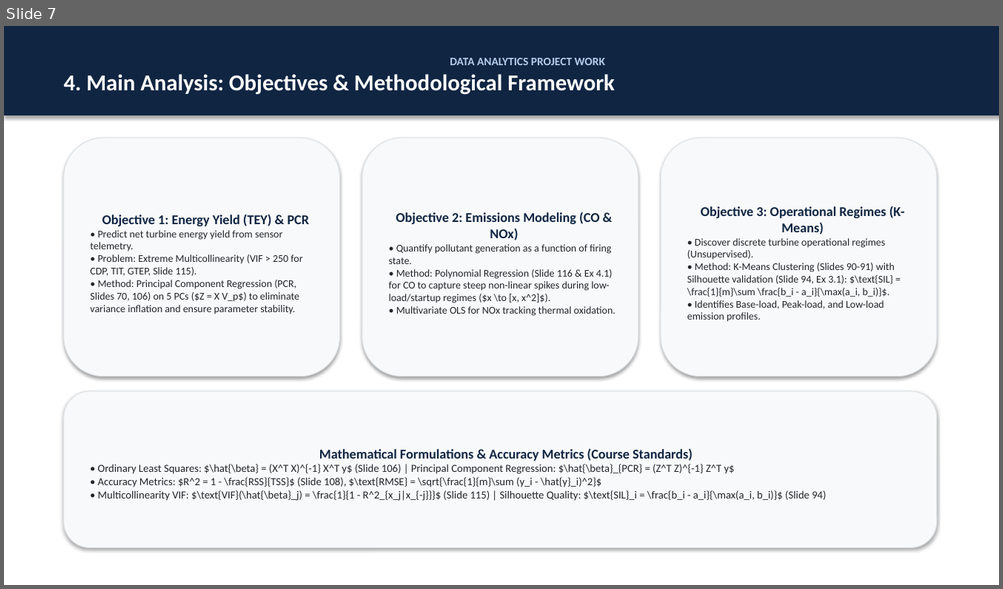
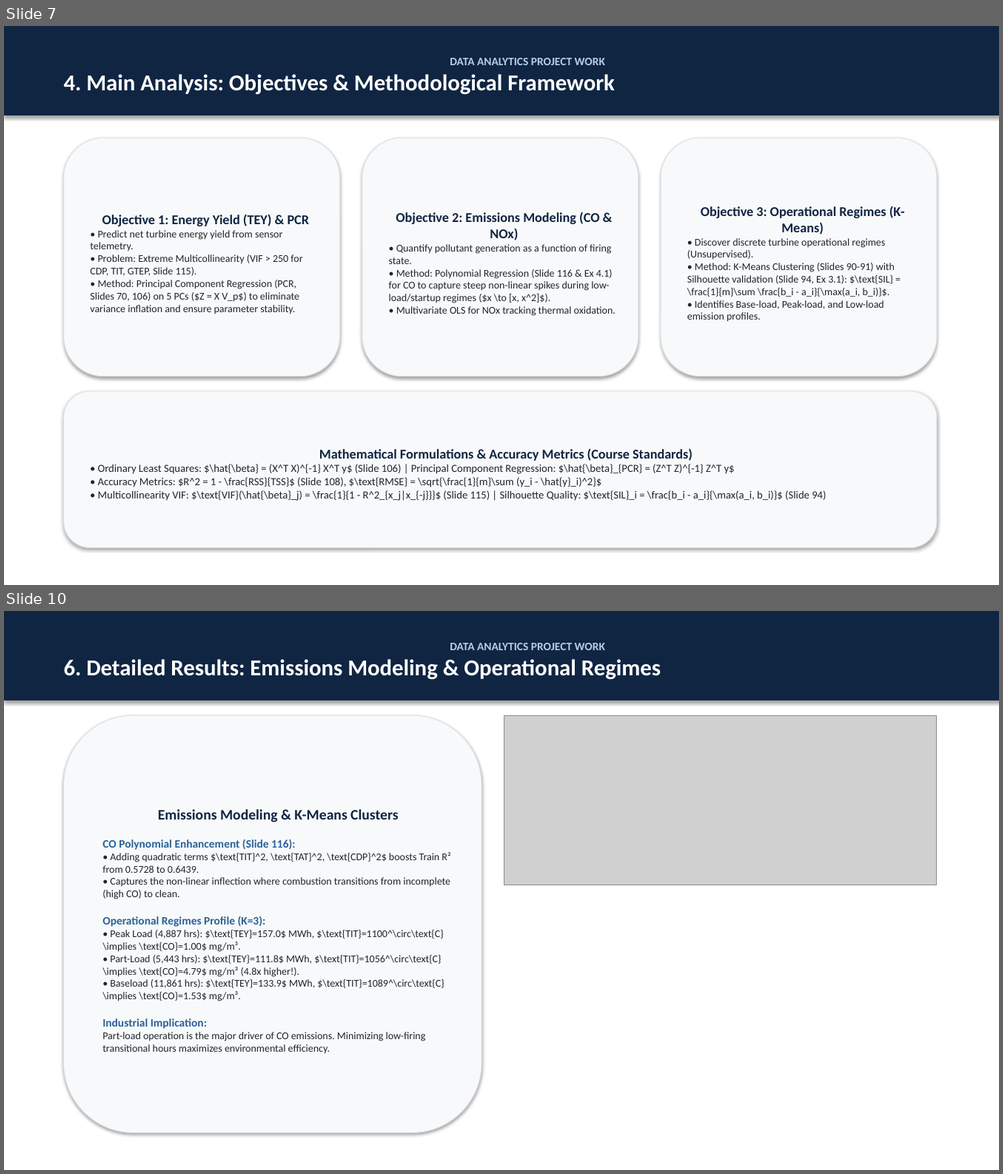
Before and after one commit to guidomariadifiore/DataAnalysisProject, a slide deck: presentation.pptx. Shown one above the other, each under a label of ours: slide 7 before the commit, slides 7 and 10 after it; the slides between them are not shown. The pictures are 1003x589 and 1003x1174 pixels, drawn with LibreOffice and Linux fonts; fonts in the diff are those of the drawing; grey boxes stand for pictures. Boxes give left, top, right and bottom in pixels: in the first picture for what was removed or moved away, otherwise in the second. Text is boxed around its words. In the diff, an @@ line names an element or a change of style, - is before the commit and + after.

```diff
--- a/presentation.pptx
+++ b/presentation.pptx
@@ slide 10 added at (x1=4, y1=611, x2=999, y2=1170), background #FFFFFF @@
@@ rectangle added at (x1=4, y1=611, x2=999, y2=701), fill #102542, outline #102542 0.75 pt, 22 pt, text #FFFFFF, bold @@
+DATA ANALYTICS PROJECT WORK
+6. Detailed Results: Emissions Modeling & Operational Regimes
@@ rounded rectangle added at (x1=64, y1=715, x2=481, y2=1133), fill #F8F9FA, outline #DCE1E6 0.75 pt, 10 pt, text #212529 @@
+Emissions Modeling & K-Means Clusters
+CO Polynomial Enhancement (Slide 116):
+• Adding quadratic terms $\text{TIT}^2, \text{TAT}^2, \text{CDP}^2$ boosts Train R² from 0.5728 to 0.6439.
+• Captures the non-linear inflection where combustion transitions from incomplete (high CO) to clean.
+Operational Regimes Profile (K=3):
+• Peak Load (4,887 hrs): $\text{TEY}=157.0$ MWh, $\text{TIT}=1100^\circ\text{C} \implies \text{CO}=1.00$ mg/m³.
+• Part-Load (5,443 hrs): $\text{TEY}=111.8$ MWh, $\text{TIT}=1056^\circ\text{C} \implies \text{CO}=4.79$ mg/m³ (4.8x higher!).
+• Baseload (11,861 hrs): $\text{TEY}=133.9$ MWh, $\text{TIT}=1089^\circ\text{C} \implies \text{CO}=1.53$ mg/m³.
+Industrial Implication:
+Part-load operation is the major driver of CO emissions. Minimizing low-firing transitional hours maximizes environmental efficiency.
@@ picture added at (x1=504, y1=715, x2=936, y2=886) @@
```
Also in this commit, not shown: 2 other slides added, 9 other files.
